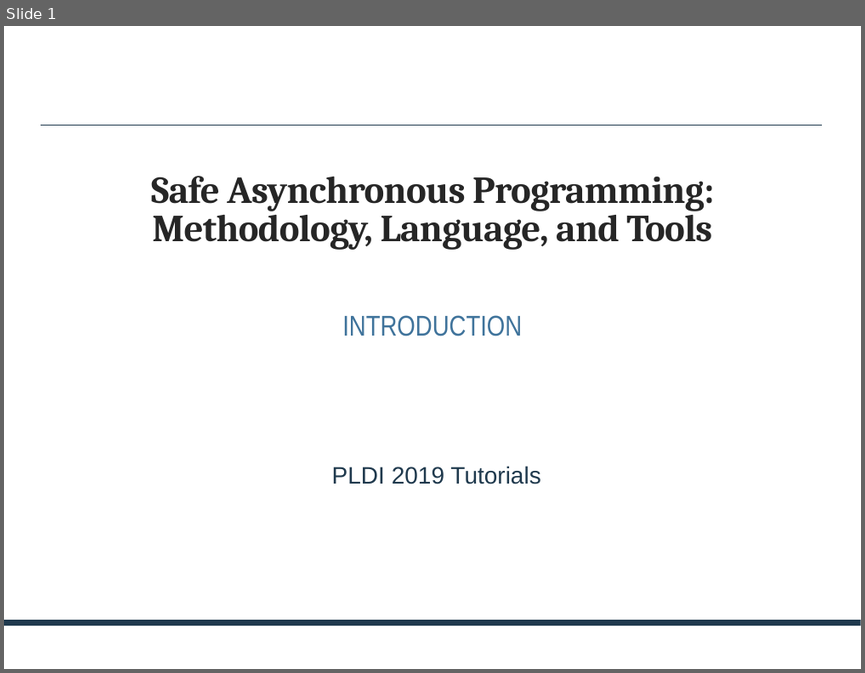
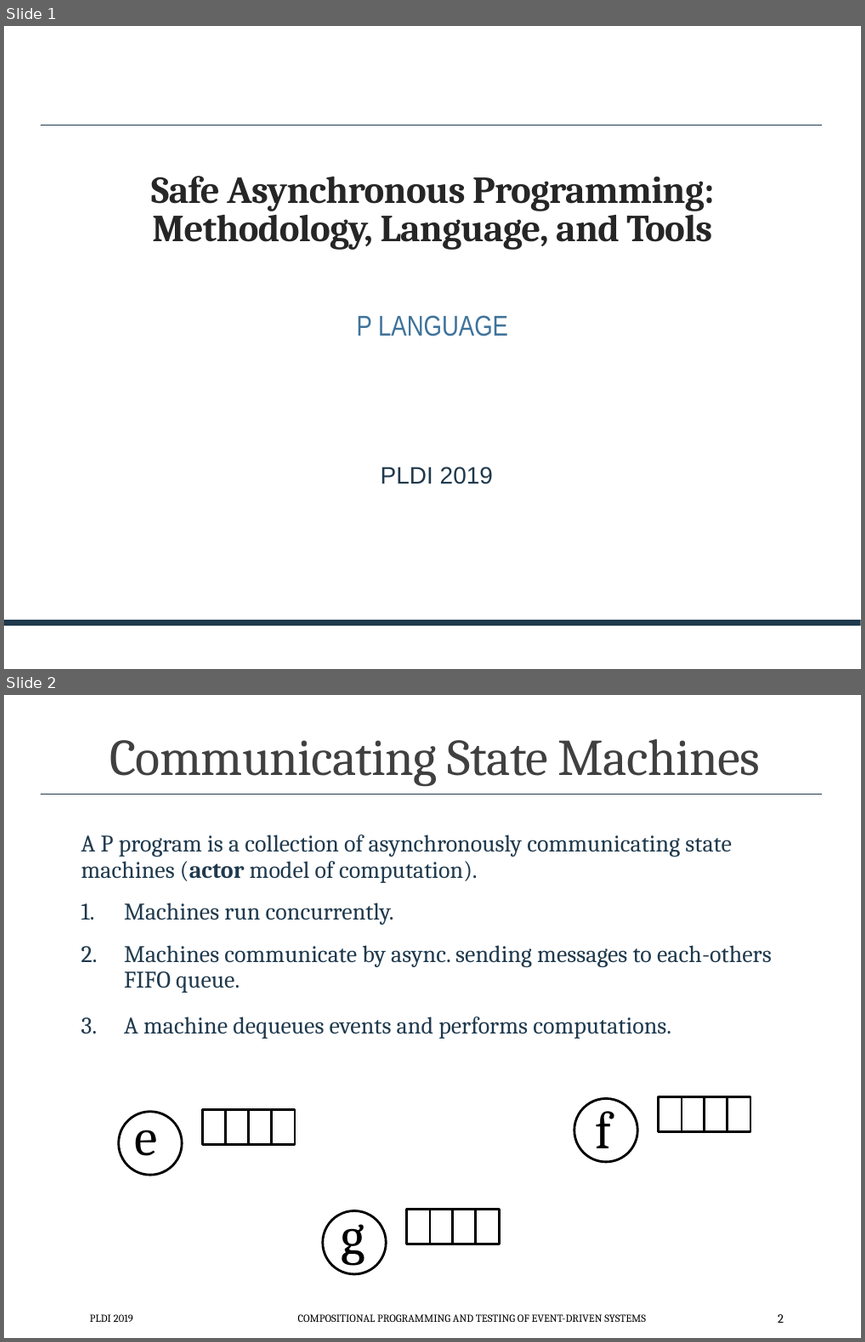
Before and after one commit to p-org/plditutorial, a slide deck: Presentations/2 - PLanguage.pptx. Shown one above the other, each under a label of ours: slide 1 before the commit, slides 1 and 2 after it. The pictures are 865x673 and 865x1342 pixels, drawn with LibreOffice and Linux fonts; fonts in the diff are those of the drawing. Boxes give left, top, right and bottom in pixels: in the first picture for what was removed or moved away, otherwise in the second. Text is boxed around its words. In the diff, an @@ line names an element or a change of style, - is before the commit and + after.

```diff
--- a/Presentations/2 - PLanguage.pptx
+++ b/Presentations/2 - PLanguage.pptx
@@ slide 2 added at bbox=[4, 695, 861, 1338], background #FFFFFF; not listed: 1 template element that a slide beside it also shows @@
@@ title added at bbox=[109, 739, 760, 787], 43.2 pt, text #404040 @@
+Communicating State Machines
@@ text added at bbox=[81, 834, 772, 1038], 20 pt, text #20394E @@
+A P program is a collection of asynchronously communicating state machines (actor model of computation).
+1. Machines run concurrently.
+2. Machines communicate by async. sending messages to each-others FIFO queue.
+3. A machine dequeues events and performs computations.
@@ text added at bbox=[596, 1100, 612, 1160], 44 pt, text #000000 @@
+f
@@ group added at bbox=[574, 1096, 750, 1162]: 3 lines, 1 ellipse, 1 rectangle @@
@@ text added at bbox=[134, 1110, 157, 1156], 44 pt, text #000000 @@
+e
@@ group added at bbox=[119, 1109, 295, 1174]: 3 lines, 1 ellipse, 1 rectangle @@
@@ text added at bbox=[341, 1209, 364, 1265], 44 pt, text #000000 @@
+g
@@ group added at bbox=[323, 1208, 500, 1274]: 3 lines, 1 ellipse, 1 rectangle @@
@@ text added at bbox=[4, 1295, 861, 1338], 18 pt, text #FFFFFF @@
+(
@@ text added at bbox=[90, 1314, 133, 1321], 9 pt, text #000000 @@
+PLDI 2019
@@ text added at bbox=[298, 1314, 646, 1321], 9 pt, text #000000 @@
+COMPOSITIONAL PROGRAMMING AND TESTING OF EVENT-DRIVEN SYSTEMS
@@ page number added at bbox=[778, 1314, 783, 1322], 10.5 pt, text #000000 @@
+2
@@ slide 1 changed as well @@
@@ subtitle at bbox=[357, 315, 508, 336]: text changed @@
-INTRODUCTION
+P LANGUAGE
@@ text at bbox=[381, 466, 493, 484]: text changed @@
-  PLDI 2019 Tutorials
+  PLDI 2019
```
Also in this commit, not shown: 2 other slides changed, 6 other slides added, 3 other files.
